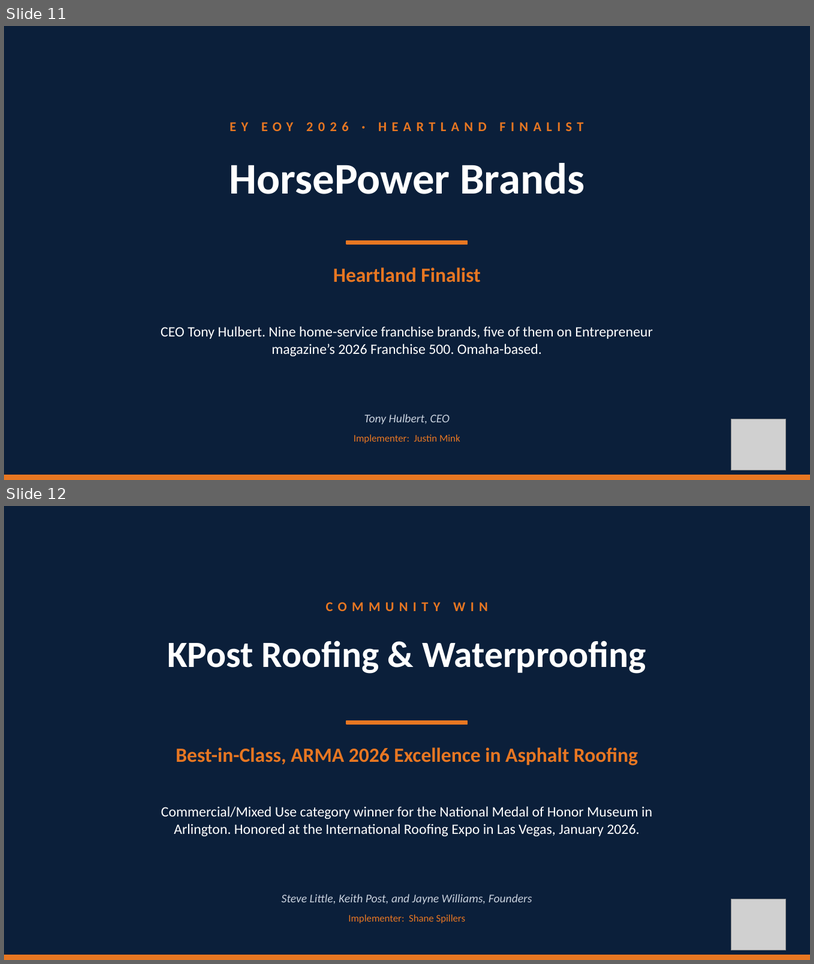
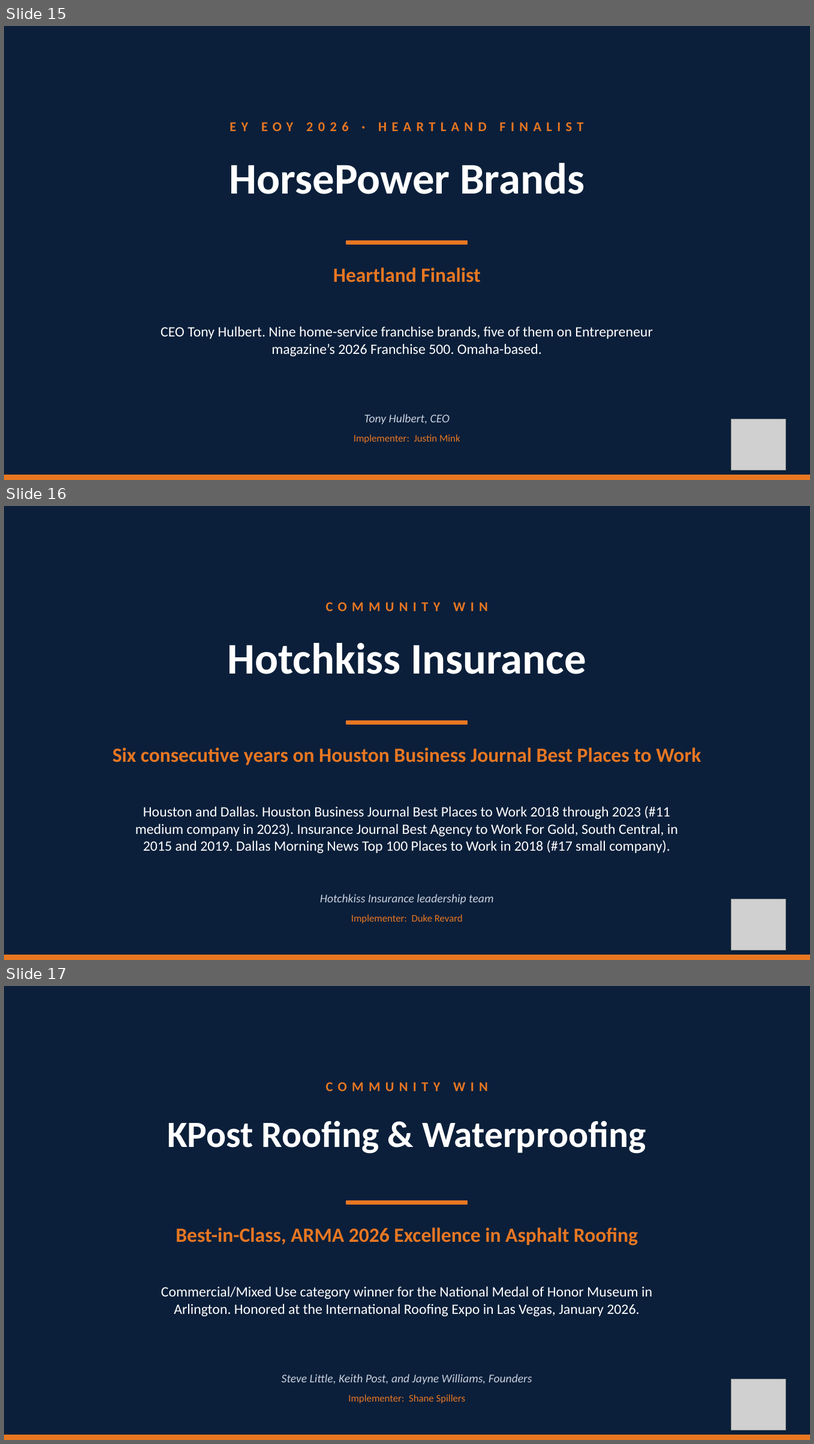
Before and after one commit to TicoRicoRay/wroe-dallas-2026, a slide deck: deliverables/celebrations-loop/Celebrations-Loop.pptx. Shown one above the other, each under a label of ours: slides 11 and 12 before the commit, slides 15, 16 and 17 after it. The pictures are 814x964 and 814x1444 pixels, drawn with LibreOffice and Linux fonts; fonts in the diff are those of the drawing; grey boxes stand for pictures. Boxes give left, top, right and bottom in pixels: in the first picture for what was removed or moved away, otherwise in the second. Text is boxed around its words. In the diff, an @@ line names an element or a change of style, - is before the commit and + after.

Commit message:
Add 7 more customer celebrations to break loop (25 total)
Late Sep 10 submissions: TEKConcierge, Hotchkiss Insurance, AMI Construction,
C1M, Local Profile, Arts Fort Worth, Catco. Includes Local Profile summit
photo, Arts Fort Worth Heart of Gold ceremony photo, and Vistage Top Performer
logo for C1M. Others render as text-only.

```diff
--- a/deliverables/celebrations-loop/Celebrations-Loop.pptx
+++ b/deliverables/celebrations-loop/Celebrations-Loop.pptx
@@ slide 16 added at (x1=4, y1=506, x2=810, y2=960), background #0B1F3A @@
@@ text added at (x1=326, y1=602, x2=488, y2=611), 16 pt, text #E87722, bold @@
+COMMUNITY WIN
@@ text added at (x1=228, y1=643, x2=587, y2=674), 52 pt, text #FFFFFF, bold @@
+Hotchkiss Insurance
@@ rectangle added at (x1=347, y1=721, x2=468, y2=724), fill #E87722, outline #E87722 1 pt @@
@@ text added at (x1=113, y1=747, x2=701, y2=765), 24 pt, text #E87722, bold @@
+Six consecutive years on Houston Business Journal Best Places to Work
@@ text added at (x1=135, y1=805, x2=678, y2=853), 17 pt, text #FFFFFF @@
+Houston and Dallas. Houston Business Journal Best Places to Work 2018 through 2023 (#11 medium company in 2023). Insurance Journal Best Agency to Work For Gold, South Central, in 2015 and 2019. Dallas Morning News Top 100 Places to Work in 2018 (#17 small company).
@@ text added at (x1=320, y1=894, x2=494, y2=904), 14 pt, text #C9D2DE, italic @@
+Hotchkiss Insurance leadership team
@@ picture added at (x1=732, y1=898, x2=786, y2=950) @@
@@ text added at (x1=351, y1=914, x2=463, y2=923), 12 pt, text #E87722 @@
+Implementer: Duke Revard
@@ rectangle added at (x1=4, y1=955, x2=810, y2=960), fill #E87722, outline #E87722 1 pt @@
@@ what was slide 11 is now slide 15 @@
@@ what was slide 12 is now slide 17 @@
```
Also in this commit, not shown: 6 other slides added, 14 other files.
